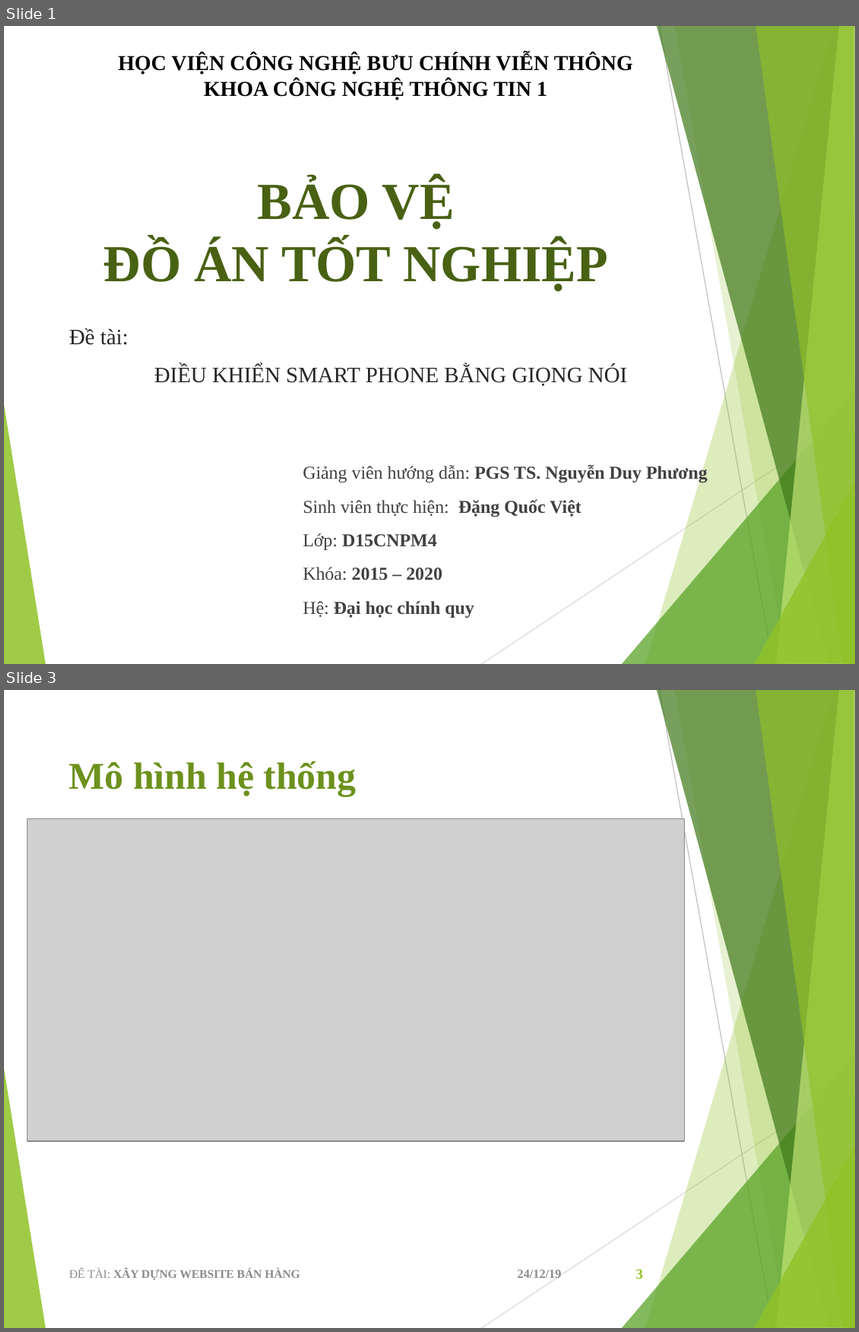
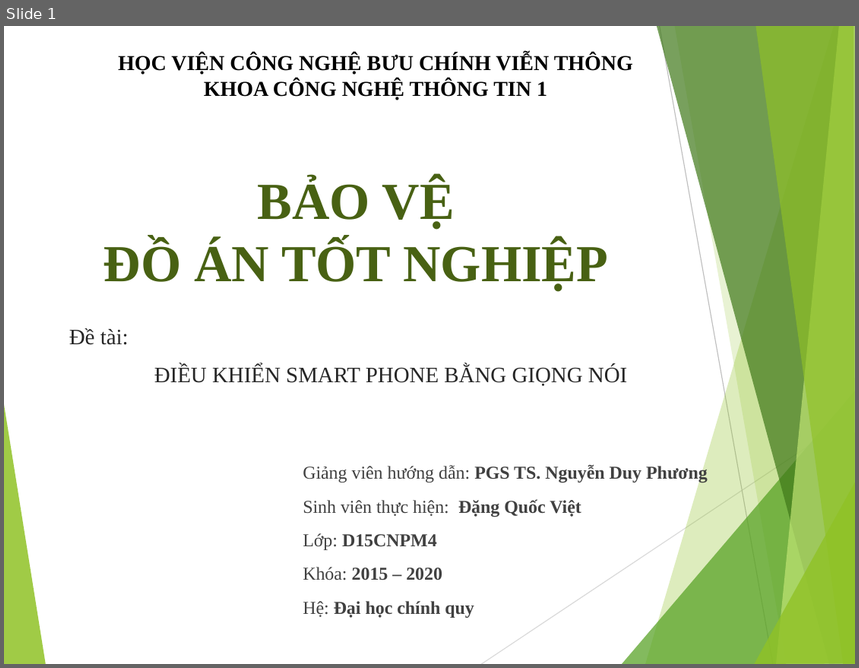
Before and after one commit to viet97/doandocs, a slide deck: DATN_Presentation.pptx. Shown one above the other, each under a label of ours: slides 1 and 3 before the commit, slide 1 after it; the slides between them are not shown. The pictures are 859x1332 and 859x668 pixels, drawn with LibreOffice and Linux fonts; fonts in the diff are those of the drawing; grey boxes stand for pictures. Boxes give left, top, right and bottom in pixels: in the first picture for what was removed or moved away, otherwise in the second. Text is boxed around its words. In the diff, an @@ line names an element or a change of style, - is before the commit and + after.

```diff
--- a/DATN_Presentation.pptx
+++ b/DATN_Presentation.pptx
@@ slide 3 removed at [4,690,855,1328], background #FFFFFF; not listed: 10 template elements that a slide beside it also shows @@
@@ title removed at [69,761,357,796] @@
-Mô hình hệ thống
@@ picture removed at [28,818,685,1141] @@
@@ text removed at [69,1268,300,1281] @@
-ĐỂ TÀI: XÂY DỰNG WEBSITE BÁN HÀNG
@@ text removed at [518,1270,562,1278] @@
-24/12/19
@@ page number removed at [636,1269,643,1279] @@
-3
```
Also in this commit, not shown: 21 slides changed, 6 slides added, 1 other slide removed.
